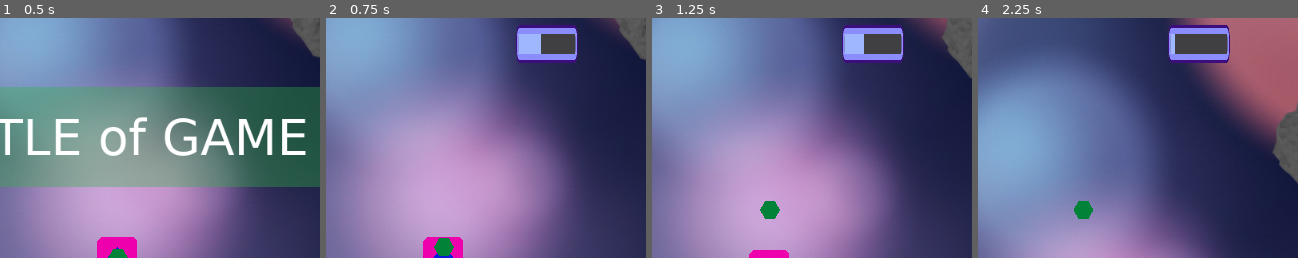
Above: before the commit, frames 1-4 (left to right).
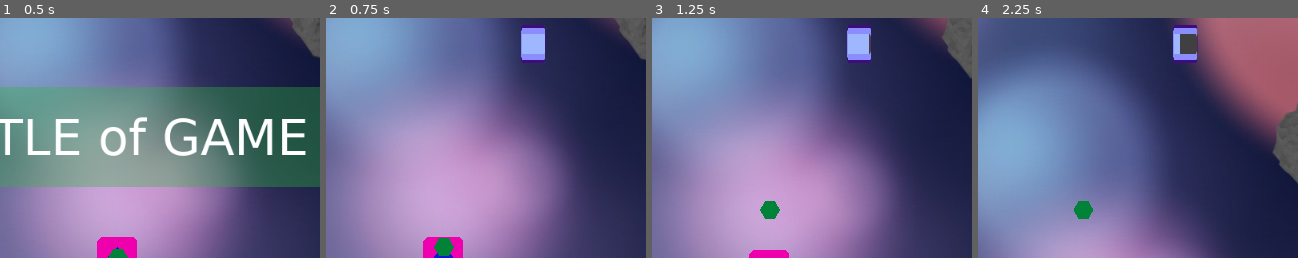
Above: after the commit, the same moments.

Repository: rikkiprince/ggj19-yyc-home
Game: Godot game, scene res://MainScene.tscn
The game is run twice, just before and just after one commit, with the same random seed, the same clock (stepped at 60 frames per second) and the same inputs.
Inputs:
- Up to frame 1 (0.5 s): no input
- Up to frame 2 (0.75 s): tap Enter (ui_accept) at 0.5 s; hold W from 0.53 s (still down)
- Up to frame 3 (1.25 s): keep holding W; tap Enter (ui_accept) at 0.77 s
- Up to frame 4 (2.25 s): tap Enter (ui_accept) at 1.52 s; release W at 2.03 s; hold A from 2.03 s (still down)
The pictures show only the part of the screen within x 32-82%, y 0-50%; the shares and areas given below are measured in that part.

Frame 1 is identical in both runs. In frame 2, 2.0% of the frame differs, in the area x 59-79%, y 2-19%; in frame 3, 2.0%; in frame 4, 2.0%.

Commit message:
hooked up signal to grow stamina bar

Diff:
--- a/godot-project/MainScene.tscn
+++ b/godot-project/MainScene.tscn
@@ -20,7 +20,7 @@
 [ext_resource path="res://Levels/LevelEast.tscn" type="PackedScene" id=18]
 [ext_resource path="res://SplashScreen/SplashScreen.tscn" type="PackedScene" id=19]
 
-[node name="MainScene" type="Node"]
+[node name="MainScene" type="Node" index="0"]
 
 script = ExtResource( 1 )
 
@@ -64,7 +64,6 @@
 [node name="Player" parent="." index="7" instance=ExtResource( 7 )]
 
 position = Vector2( -49.3312, 51.0264 )
-max_stamina = 10
 
 [node name="Camera2D" parent="Player/KinematicBody2D" index="1"]
 
@@ -176,15 +175,17 @@
 
 position = Vector2( -40, 180 )
 
+[connection signal="change_max_stamina_bar" from="Player" to="UI/Node2D/TextureProgress" method="_on_Player_change_max_stamina_bar"]
+
 [connection signal="deathSignal" from="Player/KinematicBody2D" to="UI/Node2D/TextureProgress" method="_on_KinematicBody2D_deathSignal"]
+
+[connection signal="hitSignal" from="Player/KinematicBody2D" to="HitSound" method="_on_KinematicBody2D_hitSignal"]
 
 [connection signal="hitSignal" from="Player/KinematicBody2D" to="UI/Node2D/TextureProgress" method="_on_KinematicBody2D_hitSignal"]
 
-[connection signal="hitSignal" from="Player/KinematicBody2D" to="HitSound" method="_on_KinematicBody2D_hitSignal"]
+[connection signal="staminaSignal" from="Player/KinematicBody2D" to="HitSound" method="_on_KinematicBody2D_staminaSignal"]
 
 [connection signal="staminaSignal" from="Player/KinematicBody2D" to="UI/Node2D/TextureProgress" method="_on_KinematicBody2D_staminaSignal"]
-
-[connection signal="staminaSignal" from="Player/KinematicBody2D" to="HitSound" method="_on_KinematicBody2D_staminaSignal"]
 
 
 [editable path="Obstacle"]
